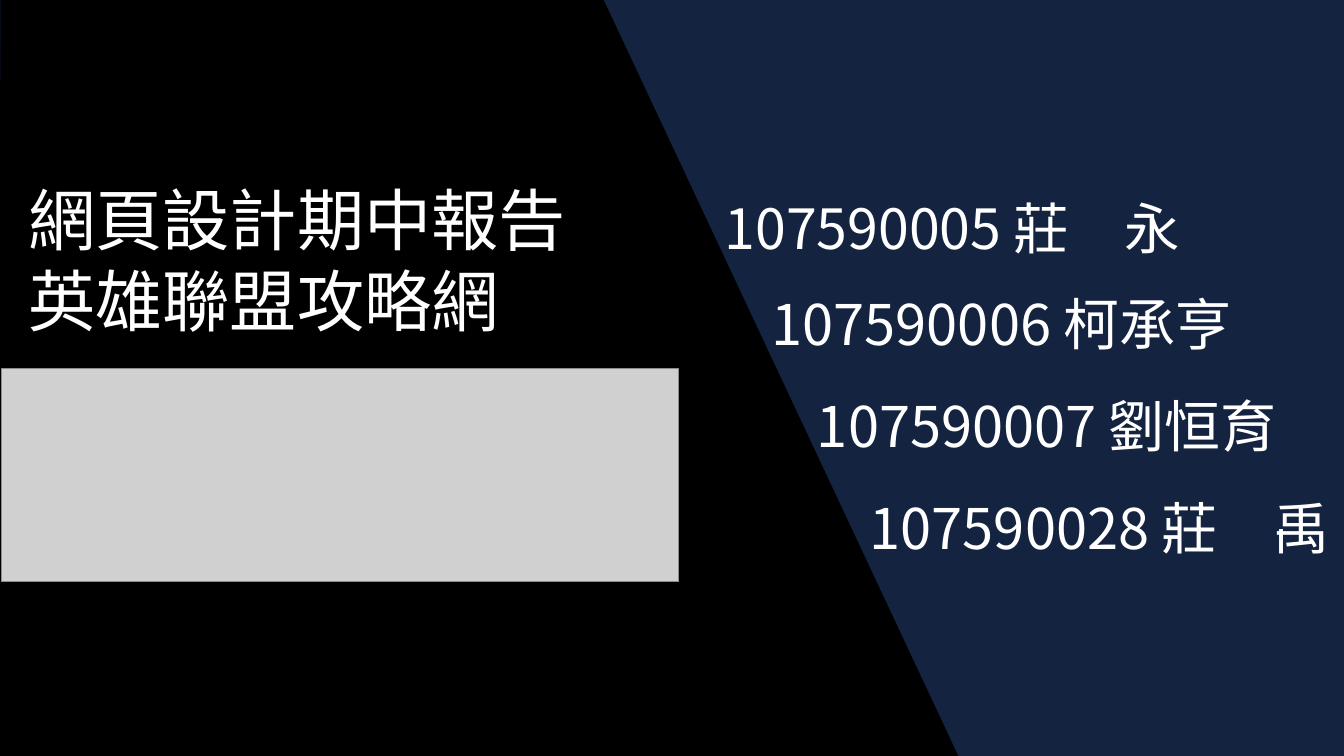
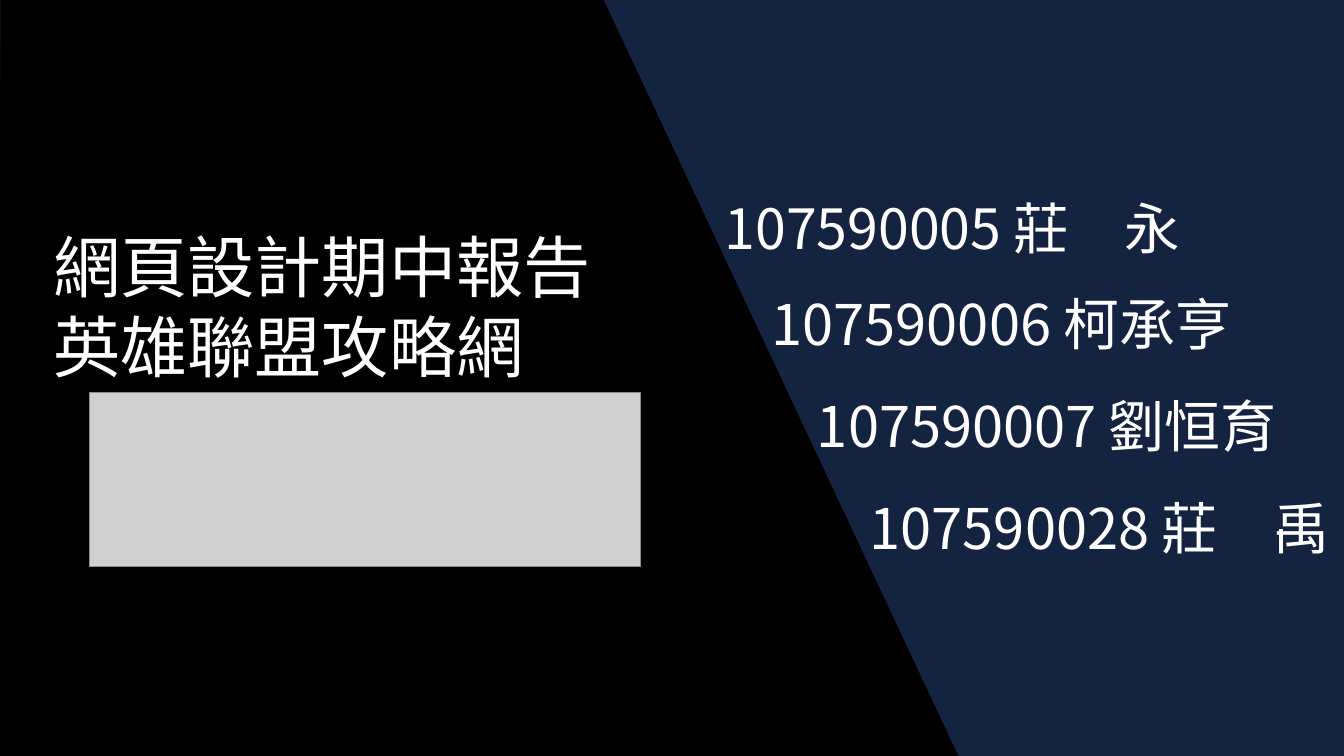
Before and after one commit to leonasdev/WebMidProject, a slide deck: slide 1 of 企劃書.pptx. Drawn at 1344x756 pixels with LibreOffice and Linux fonts; fonts in the diff are those of the drawing; grey boxes stand for pictures. Boxes give left, top, right and bottom in pixels: in the first picture for what was removed or moved away, otherwise in the second. Text is boxed around its words. In the diff, an @@ line names an element or a change of style, - is before the commit and + after.

```diff
--- a/企劃書.pptx
+++ b/企劃書.pptx
@@ text "網頁設計期中報告": place and size @@
-text "網頁設計期中報告" at <box>28,188,565,332</box>
+text "網頁設計期中報告" at <box>53,235,590,378</box>
@@ picture: place and size @@
-picture at <box>2,368,680,582</box>
+picture at <box>90,393,640,567</box>
```
Also in this commit, not shown: 1 other slide changed.
